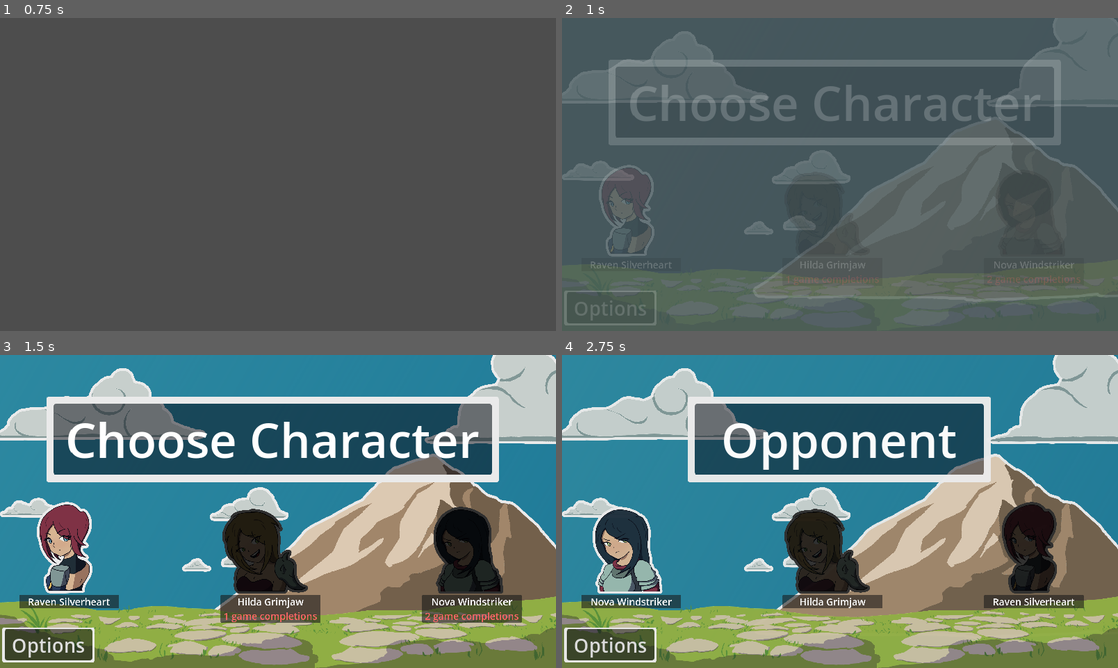
Above: before the commit, frames 1-4 (two rows, left to right).
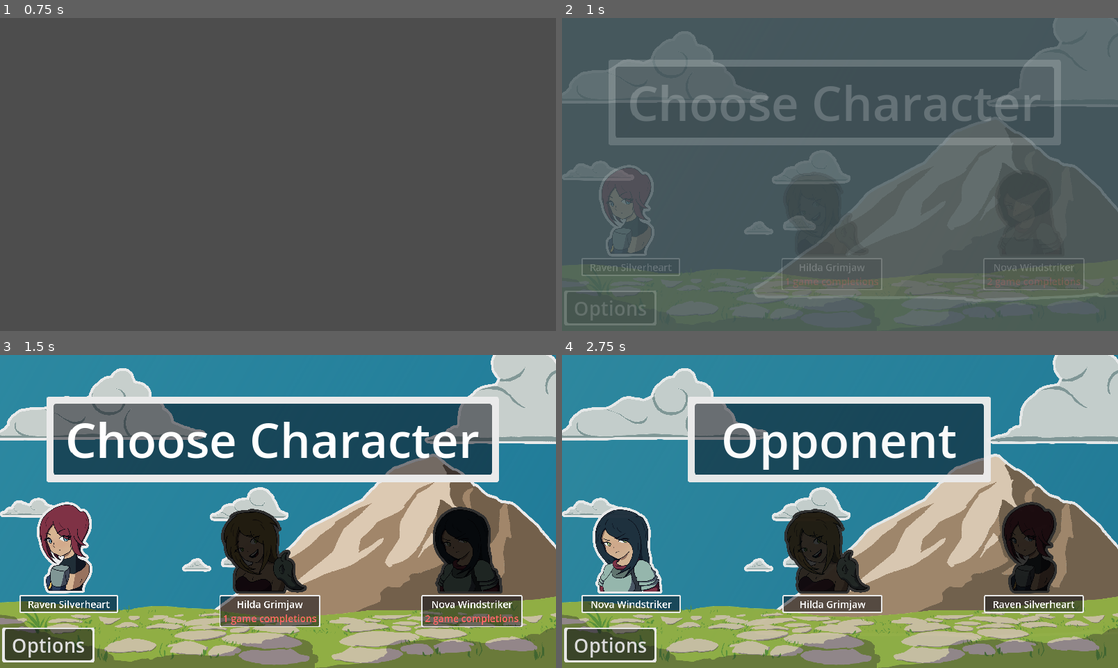
Above: after the commit, the same moments.

Repository: MajorZiploc/sticker_book_moments
Game: Godot game, scene res://scenes/title_scene.tscn
Same seed, same stepped clock (60 frames per second), same inputs: the game is played once before the commit and once after it.
Inputs (mouse positions are in pixels of both pictures, inside the frame that each line leads up to):
- Up to frame 1 (0.75 s): click "Play" at 0.5 s
- Up to frame 2 (1 s): no input
- Up to frame 3 (1.5 s): tap Enter at 1.25 s; move the mouse to (400, 495) at 1.27 s; hold D (right) from 1.28 s (still down); click (400, 495) at 1.35 s
- Up to frame 4 (2.75 s): release D (right) at 2 s; click (628, 545) at 2.02 s

Frame 1 is identical in both runs. In frame 2, 1.2% of the frame differs, in the area x 3-94%, y 76-87%; in frame 3, 2.8%, in the area x 3-94%, y 48-87%; in frame 4, 1.7%.

Commit message:
Add missing sticker panel types

Diff:
--- a/scenes/choose_char.gd
+++ b/scenes/choose_char.gd
@@ -50,6 +50,7 @@
     var label_box = VBoxContainer.new();
     var panel = PanelContainer.new();
     var label = Label.new();
+    panel.theme_type_variation = &"PanelSmallSticker";
     label.horizontal_alignment = HORIZONTAL_ALIGNMENT_CENTER;
     entry_box.size_flags_horizontal = Control.SIZE_EXPAND_FILL;
     label_box.size_flags_horizontal = Control.SIZE_EXPAND_FILL;
--- a/scenes/level_map.gd
+++ b/scenes/level_map.gd
@@ -46,6 +46,7 @@
     var button = TextureButton.new();
     var panel = PanelContainer.new();
     var label = Label.new();
+    panel.theme_type_variation = &"PanelSmallSticker";
     label.horizontal_alignment = HORIZONTAL_ALIGNMENT_CENTER;
     entry_box.size_flags_horizontal = Control.SIZE_EXPAND_FILL;
     button.texture_normal = load(entry.bust_path);
